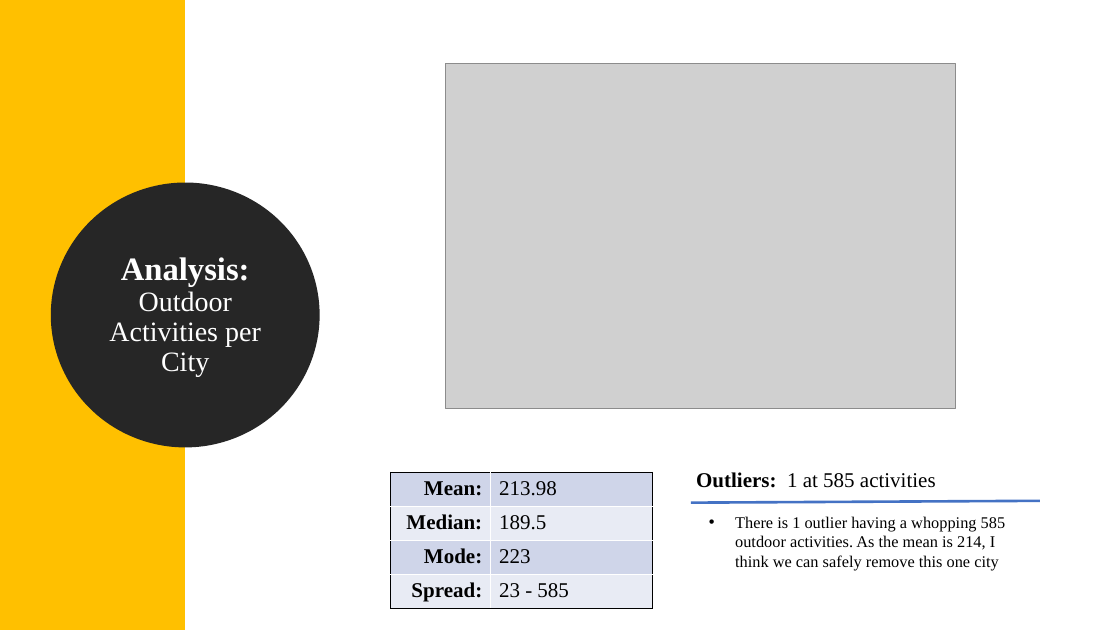
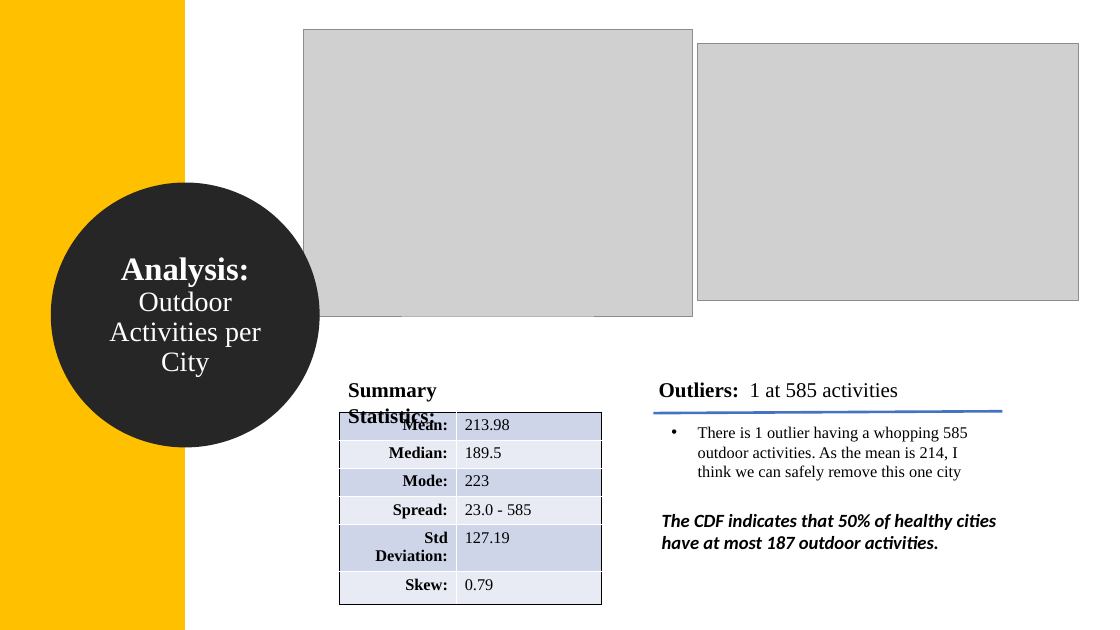
Before and after one commit to catie-williams/bu-dsc, a slide deck: slide 7 of DSC530/Healthiest City/Healthy Lifestyles.pptx. Drawn at 1120x630 pixels with LibreOffice and Linux fonts; fonts in the diff are those of the drawing; grey boxes stand for pictures. Boxes give left, top, right and bottom in pixels: in the first picture for what was removed or moved away, otherwise in the second. Text is boxed around its words. In the diff, an @@ line names an element or a change of style, - is before the commit and + after.

```diff
--- a/DSC530/Healthiest City/Healthy Lifestyles.pptx
+++ b/DSC530/Healthiest City/Healthy Lifestyles.pptx
@@ picture added at (304, 29, 692, 316) @@
@@ picture added at (697, 44, 1079, 301) @@
@@ picture removed at (445, 64, 955, 408) @@
@@ text added at (348, 383, 437, 427), 18 pt, text #000000, bold @@
+Summary Statistics:
@@ text "Outliers: 1 at 585 activities": place and size @@
-text "Outliers: 1 at 585 activities" at (696, 472, 936, 488)
+text "Outliers: 1 at 585 activities" at (659, 382, 898, 398)
@@ table at (340, 413, 602, 594) @@
-row 4: Spread: | 23 - 585
+row 4: Spread: | 23.0 - 585
+row 5: Std Deviation: | 127.19
+row 6: Skew: | 0.79
@@ table: place and size @@
-table at (391, 472, 653, 608)
+table at (340, 413, 602, 594)
@@ line moved from (691, 502) - (1040, 501) to (654, 413) - (1002, 412) @@
@@ text "There is 1 outlier having ...": place and size @@
-text "There is 1 outlier having ..." at (735, 516, 1006, 571)
+text "There is 1 outlier having ..." at (698, 426, 968, 481)
@@ text added at (662, 514, 997, 549), 16 pt, text #000000, bold, italic @@
+The CDF indicates that 50% of healthy cities have at most 187 outdoor activities.
```
Also in this commit, not shown: 7 other slides changed, 1 slide added, 2 slides removed, 3 other files.
